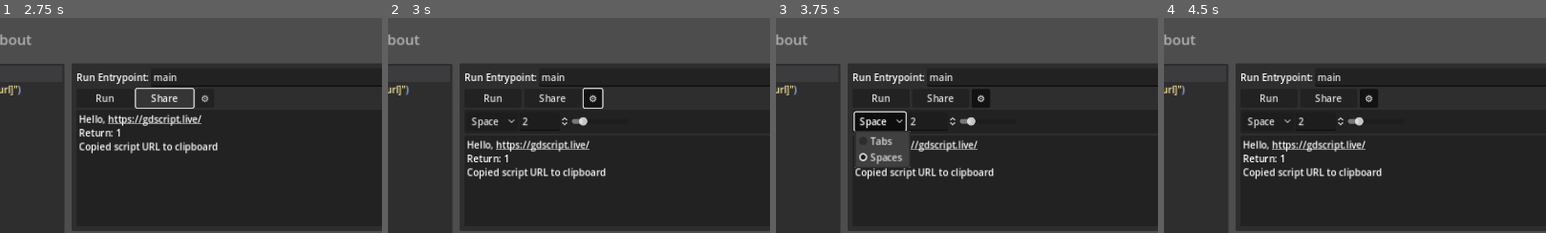
Above: before the commit, frames 1-4 (left to right).
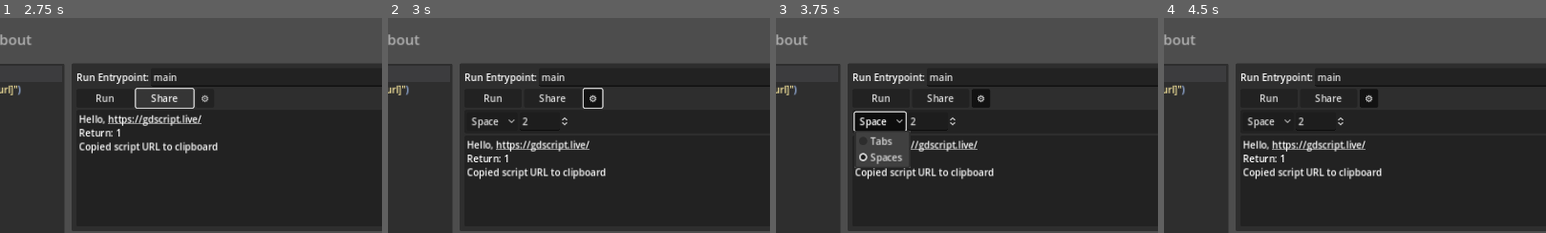
Above: after the commit, the same moments.

Repository: BtheDestroyer/gdscript-live
Game: Godot game, scene res://Editor.tscn
Two runs of this game, one before a commit and one after it. Both use one fixed random seed, a clock stepped at 60 frames per second and the inputs below. The engine's default icon, where the game draws it, is replaced by a stand-in: a white triangle on a blue panel in a dark square.
Inputs (mouse positions are % of the whole screen's width and height, from its top left):
- Up to frame 1 (2.75 s): click (3, 5) at 0.5 s; click "Run" at 1.25 s; click "Share" at 2 s
- Up to frame 2 (3 s): click "⚙" at 2.75 s
- Up to frame 3 (3.75 s): click "Spaces" at 3.5 s
- Up to frame 4 (4.5 s): click (3, 5) at 4.25 s
The pictures show only the part of the screen within x 44-94%, y 0-50%; the shares and areas given below are measured in that part.

Frame 1 is identical in both runs. In frame 2, 0.1% of the frame differs, in the area x 48-53%, y 46-51%; in frame 3, 0.1%; in frame 4, 0.1%.

Commit message:
Hid currently unused slider

Diff:
--- a/CodeHighlighter.tres
+++ b/CodeHighlighter.tres
@@ -1,4 +1,4 @@
-[gd_resource type="CodeHighlighter" format=3]
+[gd_resource type="CodeHighlighter" format=3 uid="uid://6k6m5w50yhpk"]
 
 [resource]
 number_color = Color(0.631373, 1, 0.878431, 1)
--- a/Editor.tscn
+++ b/Editor.tscn
@@ -242,6 +242,7 @@
 rounded = true
 
 [node name="PageScale" type="HSlider" parent="VBoxContainer/HSplitContainer/VSplitContainer/Toolbox/MarginContainer/VBoxContainer/PanelContainer/MarginContainer/Settings"]
+visible = false
 custom_minimum_size = Vector2(96, 0)
 layout_mode = 2
 size_flags_vertical = 1
Not shown: 1 places in Editor.tscn that only renumber resources
